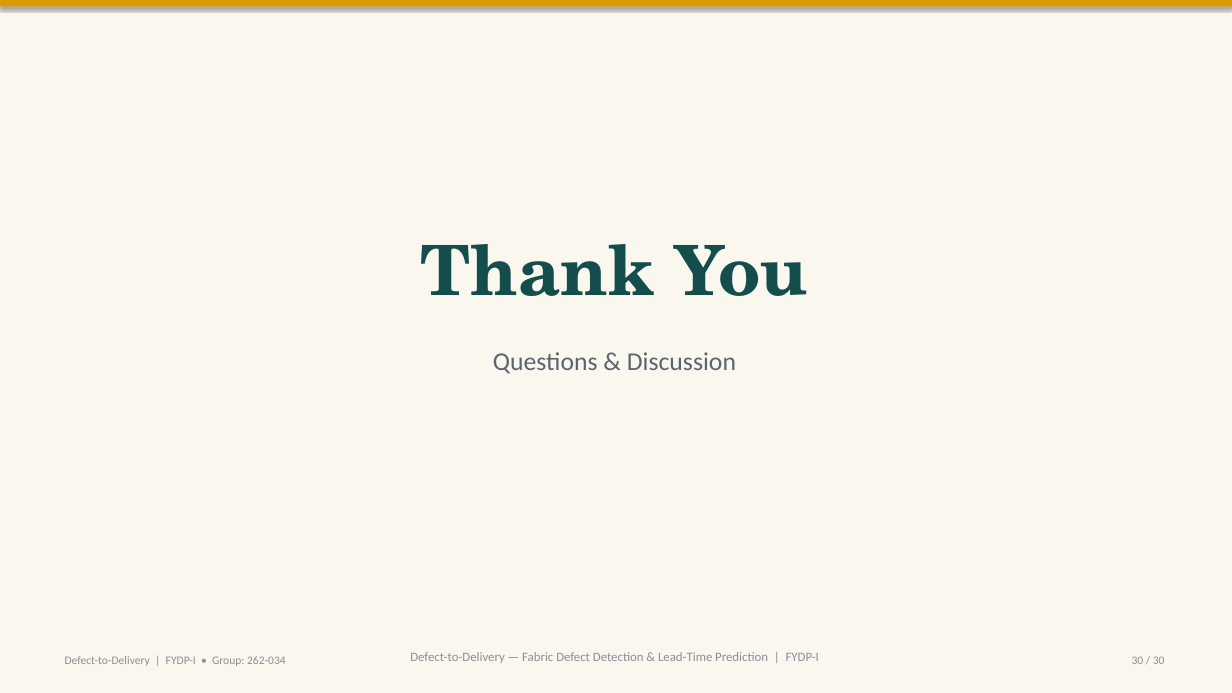
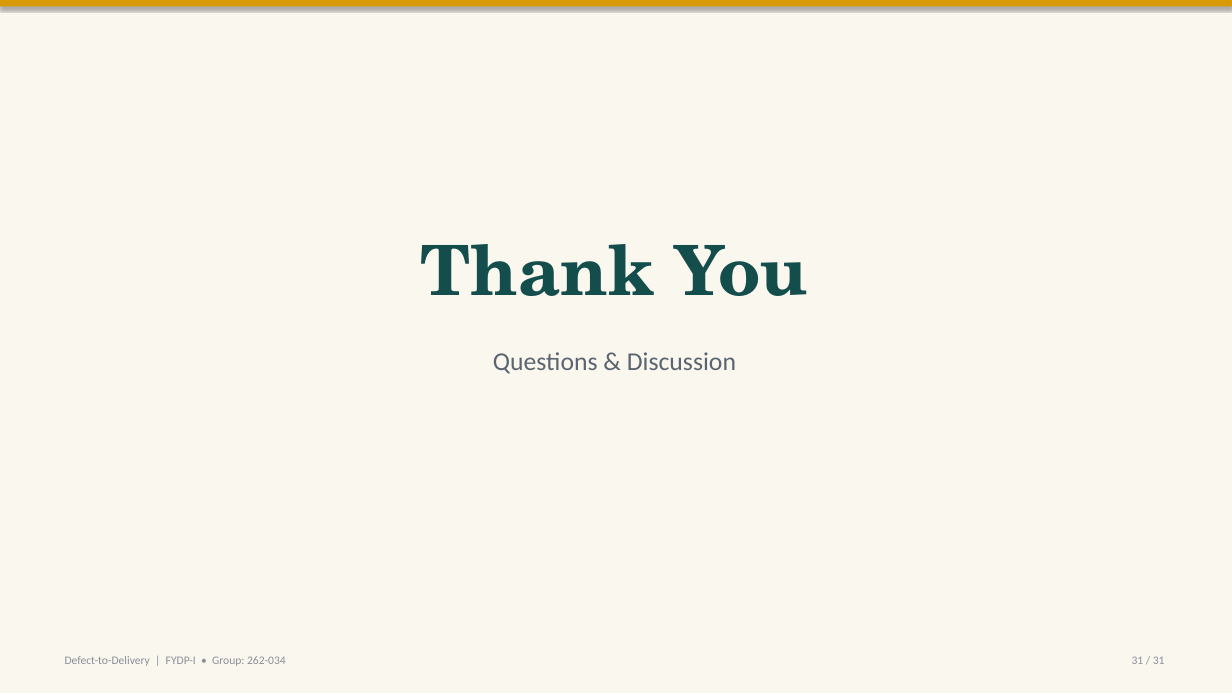
Before and after one commit to labib-ux/FYDP, a slide deck: slide 31 of slides/FYDP-I_Defect-to-Delivery.pptx (slide 30 before the commit). Drawn at 1232x693 pixels with LibreOffice and Linux fonts; fonts in the diff are those of the drawing. Boxes give left, top, right and bottom in pixels: in the first picture for what was removed or moved away, otherwise in the second. Text is boxed around its words. In the diff, an @@ line names an element or a change of style, - is before the commit and + after.

```diff
--- a/slides/FYDP-I_Defect-to-Delivery.pptx
+++ b/slides/FYDP-I_Defect-to-Delivery.pptx
@@ text removed at (x1=410, y1=652, x2=819, y2=663) @@
-Defect-to-Delivery — Fabric Defect Detection & Lead-Time Prediction | FYDP-I
@@ text at (x1=1132, y1=656, x2=1165, y2=664): text changed @@
-30 / 30
+31 / 31
```
Also in this commit, not shown: 29 other slides changed, 1 slide added.
